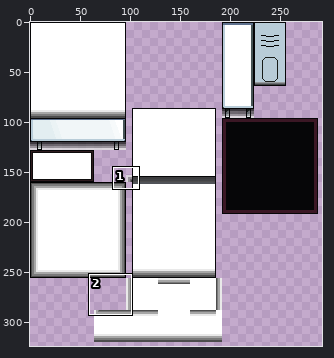
Sprite sheet, stored at game/image/Tile/tile.png. The first picture is a wide view before the edit; the outline marks the close-up.
Close-up. First the earlier version:
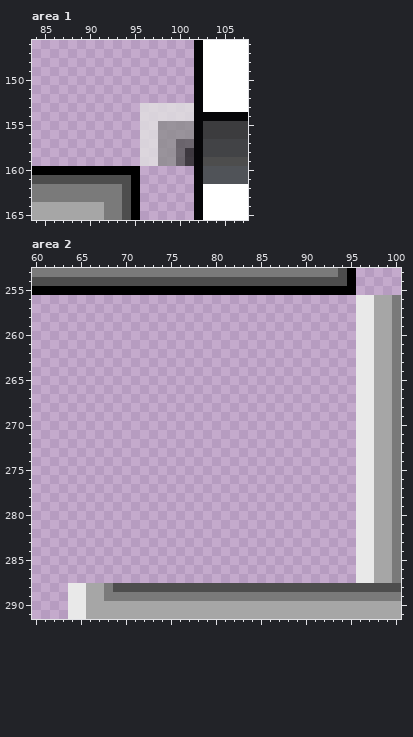
The file is 512x512 pixels. Colours within 5 levels of each other are drawn and written as one. Shown: area 1: x 84..107, y 146..165; area 2: x 60..100, y 253..291. The wide view leaves out empty margins. The commit also changed other parts of the picture, which this record leaves out.
The result:
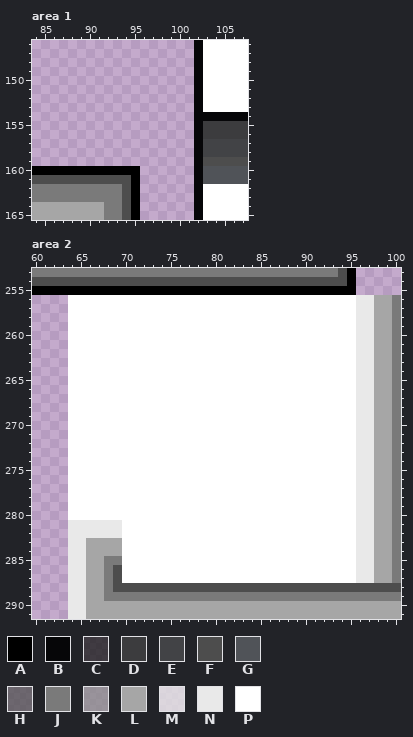
Palette (. is transparent): A #000000  B #060608  C #1c1c1cc8  D #3c3c3e  E #424346  F #4d4d4d  G #505358  H #555555c8  J #7a7a7a  K #8d8d8dc8  L #a6a6a6  M #e2e2e2c8  N #e9e9e9  P #ffffff
What changed:
Area 1:
y 153..154: x 96..101 MMMMMM -> ......
y 155..156: x 96..101 MMKKKK -> ......
y 157: x 96..101 MMKKHH -> ......
y 158..159: x 96..101 MMKKHC -> ......
Area 2:
y 256..280: x 64..95 ................................ -> PPPPPPPPPPPPPPPPPPPPPPPPPPPPPPPP
y 281..282: x 64..95 ................................ -> NNNNNNPPPPPPPPPPPPPPPPPPPPPPPPPP
y 283..284: x 64..95 ................................ -> NNLLLLPPPPPPPPPPPPPPPPPPPPPPPPPP
y 285: x 64..95 ................................ -> NNLLJJPPPPPPPPPPPPPPPPPPPPPPPPPP
y 286..287: x 64..95 ................................ -> NNLLJFPPPPPPPPPPPPPPPPPPPPPPPPPP
Pixel boxes of the changes (left, top, right, bottom) in both close-ups:
erased: (140, 103, 194, 166)
added: (68, 295, 356, 583)
